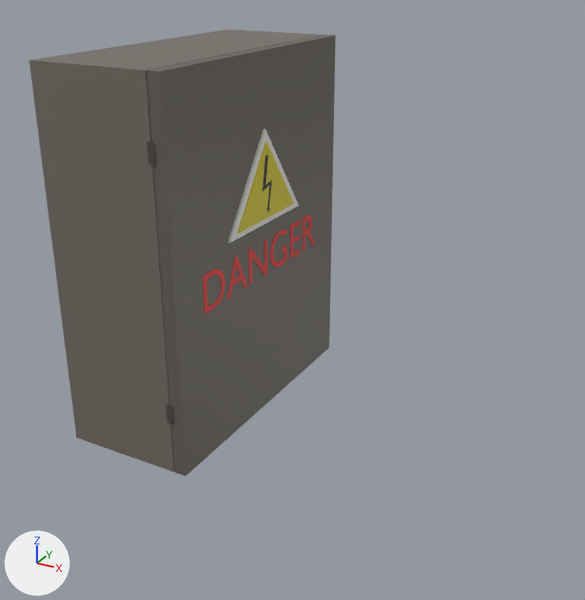
The Blender file Assets/Other assets/elektribas_kaste.blend: old version first, new version second.
Rendered twice from a 50 mm camera at (1.542, -2.17, 0.901) aimed at (0.416, -0.123, -0.122). Lighting does not change. The marker at lower left points along +X, +Y and +Z.

Objects in the first picture: 'Kaste', 'Text'.
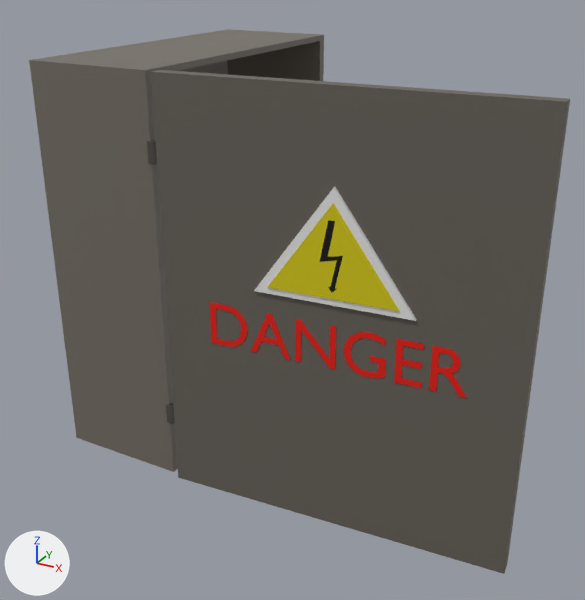
The change, as a diff of the scene's bpy script:
```diff
--- a/Assets/Other assets/elektribas_kaste.blend.py
+++ b/Assets/Other assets/elektribas_kaste.blend.py
@@ ob_text @@
 ob_text.location = (0.229, -0.5, 0.049)
-ob_text.rotation_euler = (1.571, 0.0, 1.571)  # degrees (90, 0, 90)
+ob_text.rotation_euler = (1.571, 0.0, 0.0698)  # degrees (90, 0, 4)
 ob_text.scale = (0.181, 0.181, 0.181)
```

Location of each change, [x1, y1, x2, y2] in pixels of the pictures (585 x 600 px):
'Text', turned
    before: [147, 35, 336, 476]
    after: [151, 70, 570, 574]
